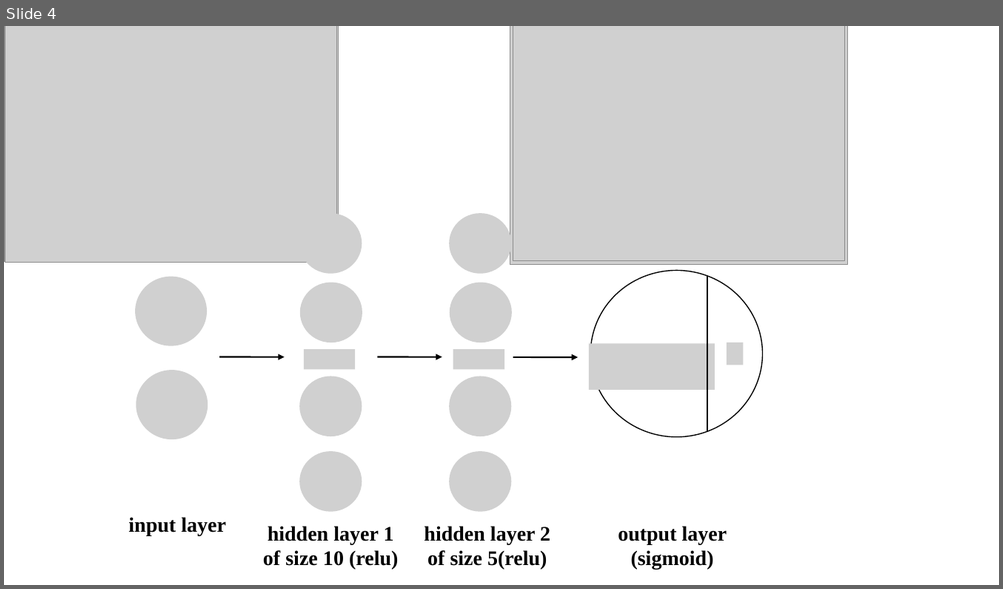
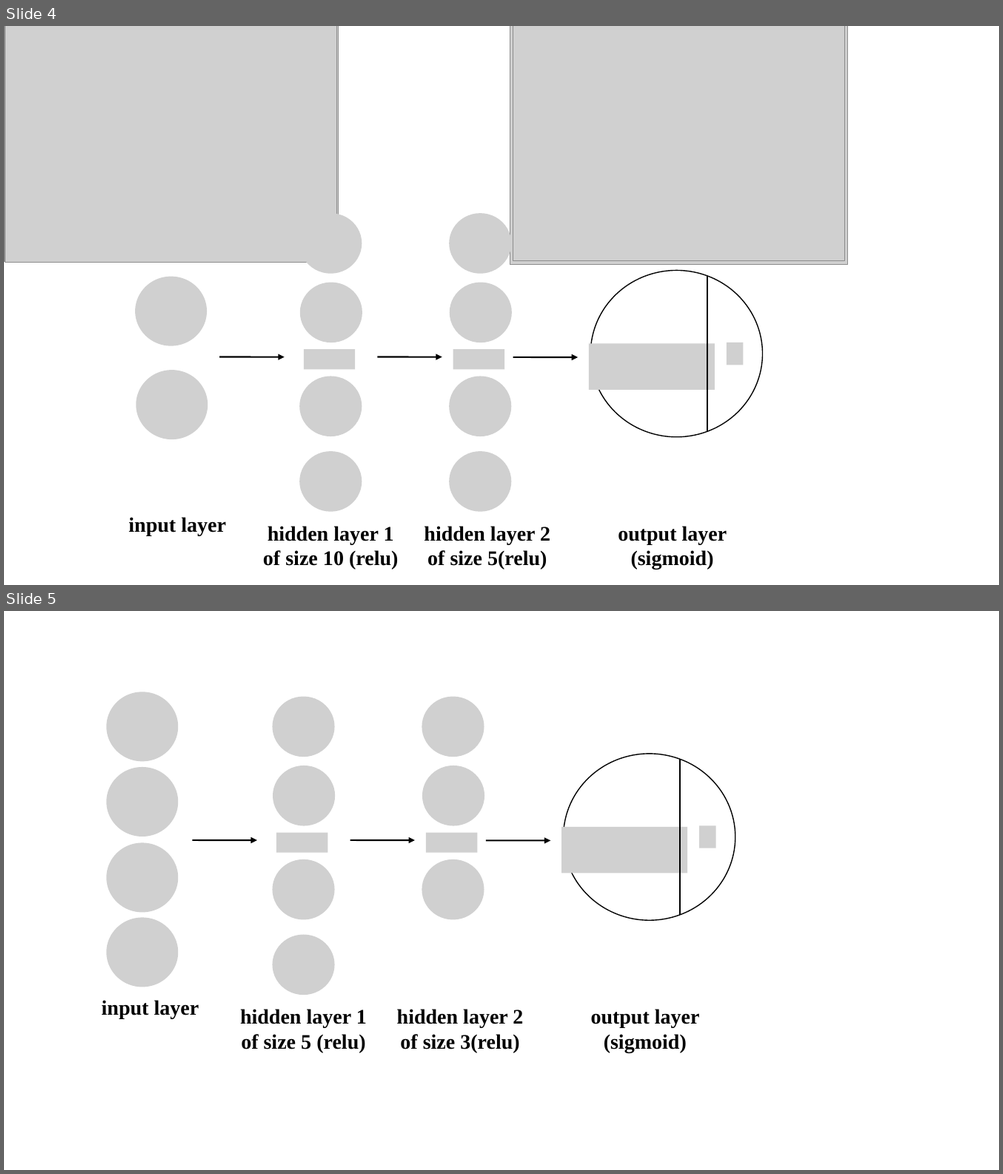
Before and after one commit to PPPerry/AI_projects, a slide deck: modules.pptx. Shown one above the other, each under a label of ours: slide 4 before the commit, slides 4 and 5 after it. The pictures are 1003x589 and 1003x1174 pixels, drawn with LibreOffice and Linux fonts; fonts in the diff are those of the drawing; grey boxes stand for pictures. Boxes give left, top, right and bottom in pixels: in the first picture for what was removed or moved away, otherwise in the second. Text is boxed around its words. In the diff, an @@ line names an element or a change of style, - is before the commit and + after.

```diff
--- a/modules.pptx
+++ b/modules.pptx
@@ slide 5 added at <box>4,611,999,1170</box>, background #FFFFFF @@
@@ picture added at <box>106,692,178,761</box> @@
@@ picture added at <box>273,697,335,758</box> @@
@@ picture added at <box>422,697,484,758</box> @@
@@ picture added at <box>273,766,335,826</box> @@
@@ picture added at <box>423,766,484,826</box> @@
@@ ellipse added at <box>563,754,735,920</box>, fill #FFFFFF, outline #000000 1 pt @@
@@ line added from (680, 759) to (680, 915), #000000 1.5 pt @@
@@ picture added at <box>106,767,178,836</box> @@
@@ picture added at <box>276,832,328,853</box> @@
@@ picture added at <box>426,832,477,853</box> @@
@@ picture added at <box>561,827,688,874</box> @@
@@ picture added at <box>700,826,716,849</box> @@
@@ picture added at <box>106,843,178,912</box> @@
@@ arrow added from (192, 840) to (257, 841), #000000 1.5 pt @@
@@ arrow added from (350, 840) to (415, 841), #000000 1.5 pt @@
@@ arrow added from (486, 841) to (550, 841), #000000 1.5 pt @@
@@ picture added at <box>273,860,335,920</box> @@
@@ picture added at <box>422,860,484,920</box> @@
@@ picture added at <box>106,917,178,987</box> @@
@@ picture added at <box>273,935,335,995</box> @@
@@ text added at <box>102,1000,199,1019</box>, 20 pt, text #000000, bold @@
+input layer
@@ text added at <box>240,1009,367,1053</box>, 20 pt, text #000000, bold @@
+hidden layer 1 of size 5 (relu)
@@ text added at <box>397,1009,523,1053</box>, 20 pt, text #000000, bold @@
+hidden layer 2 of size 3(relu)
@@ text added at <box>591,1009,700,1053</box>, 20 pt, text #000000, bold @@
+output layer (sigmoid)
```
Also in this commit, not shown: 11 other files.
